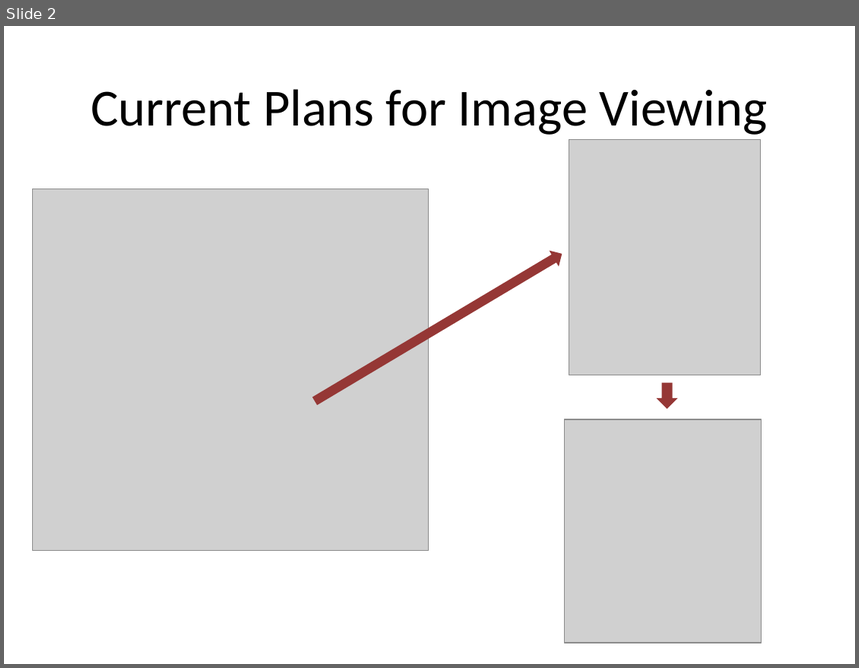
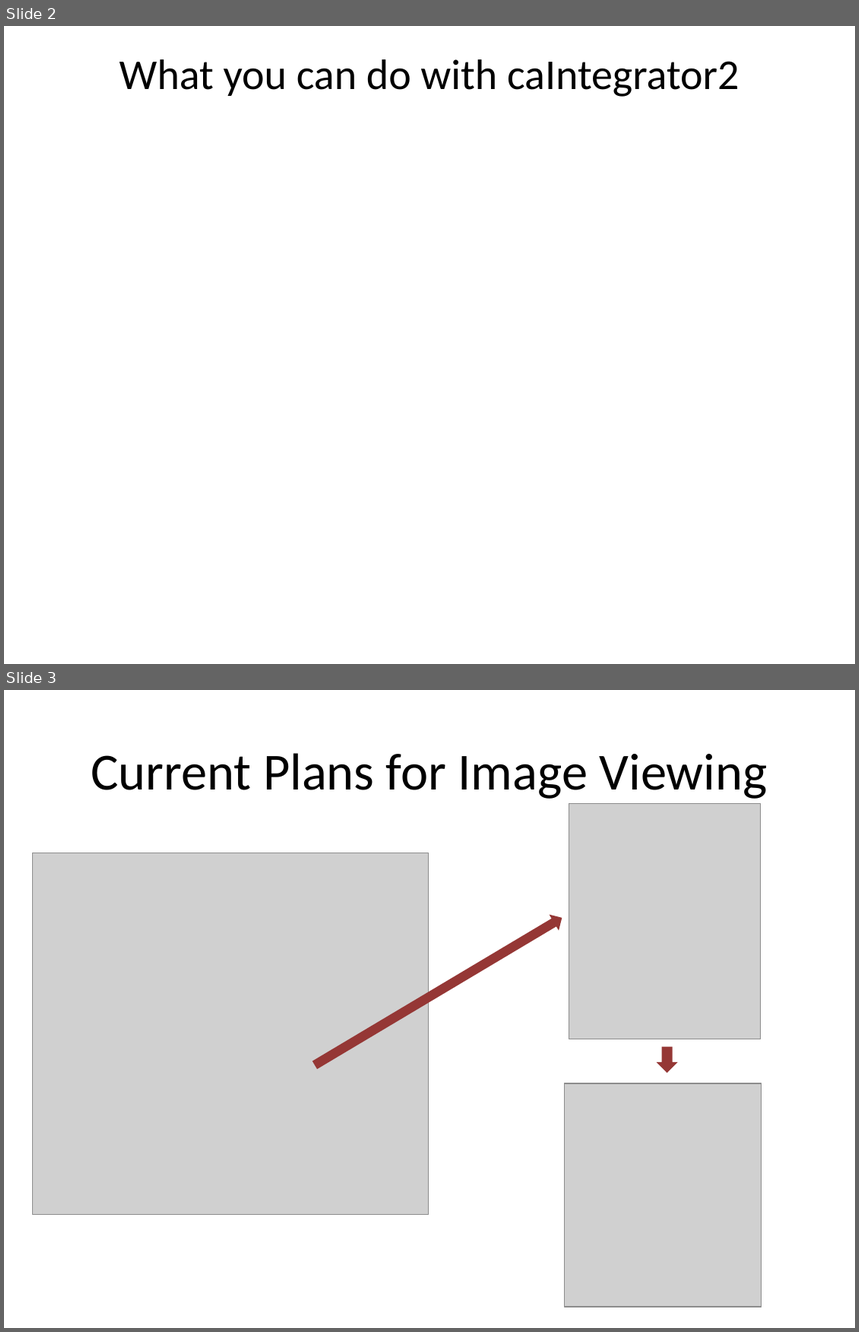
Before and after one commit to NCIP/caintegrator, a slide deck: docs/project_management/external_meetings/ICR Workspace Mtg Sept 2008 Slides.pptx. Shown one above the other, each under a label of ours: slide 2 before the commit, slides 2 and 3 after it. The pictures are 859x668 and 859x1332 pixels, drawn with LibreOffice and Linux fonts; fonts in the diff are those of the drawing; grey boxes stand for pictures. Boxes give left, top, right and bottom in pixels: in the first picture for what was removed or moved away, otherwise in the second. Text is boxed around its words. In the diff, an @@ line names an element or a change of style, - is before the commit and + after.

Commit message:
changes to slides

```diff
--- a/docs/project_management/external_meetings/ICR Workspace Mtg Sept 2008 Slides.pptx
+++ b/docs/project_management/external_meetings/ICR Workspace Mtg Sept 2008 Slides.pptx
@@ slide 2 added at bbox=[4, 26, 855, 664], background #FFFFFF @@
@@ title added at bbox=[120, 59, 740, 97], 36 pt, text #000000 @@
+What you can do with caIntegrator2
@@ what was slide 2 is now slide 3 @@
```
Also in this commit, not shown: 1 slide changed.
